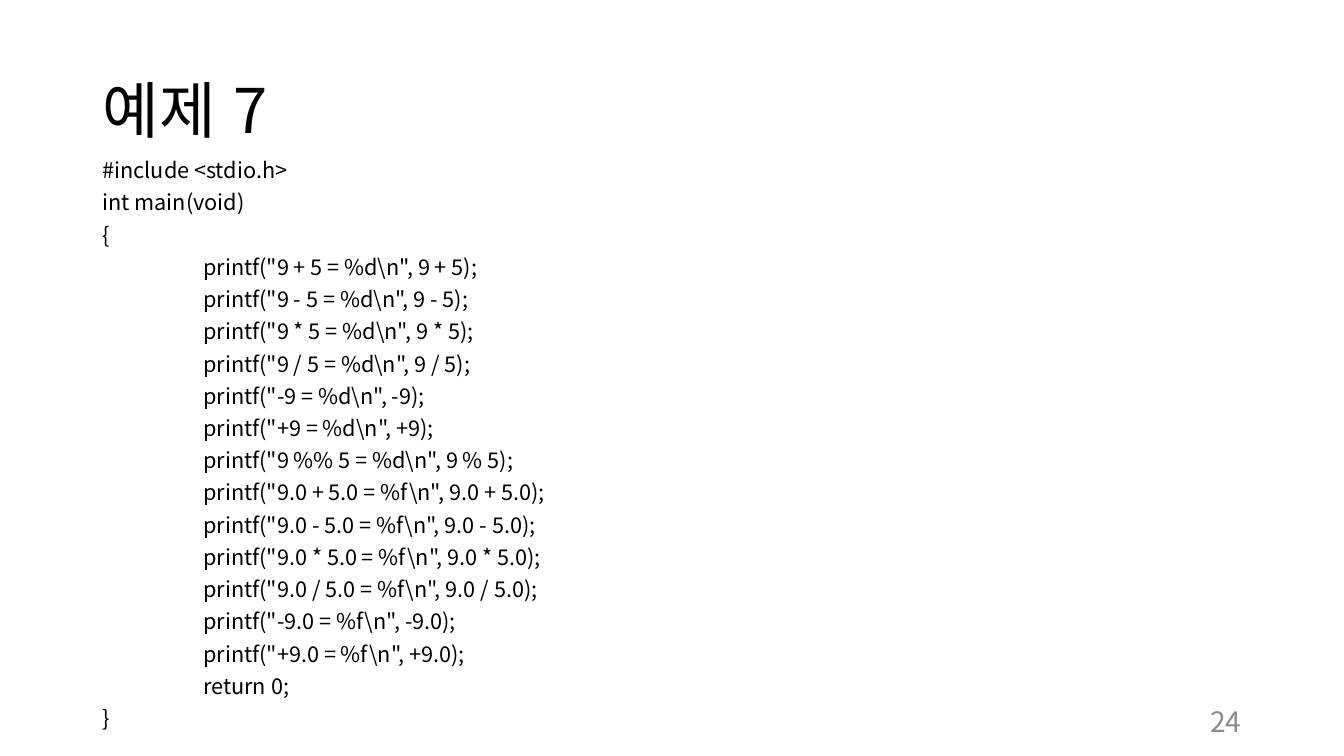
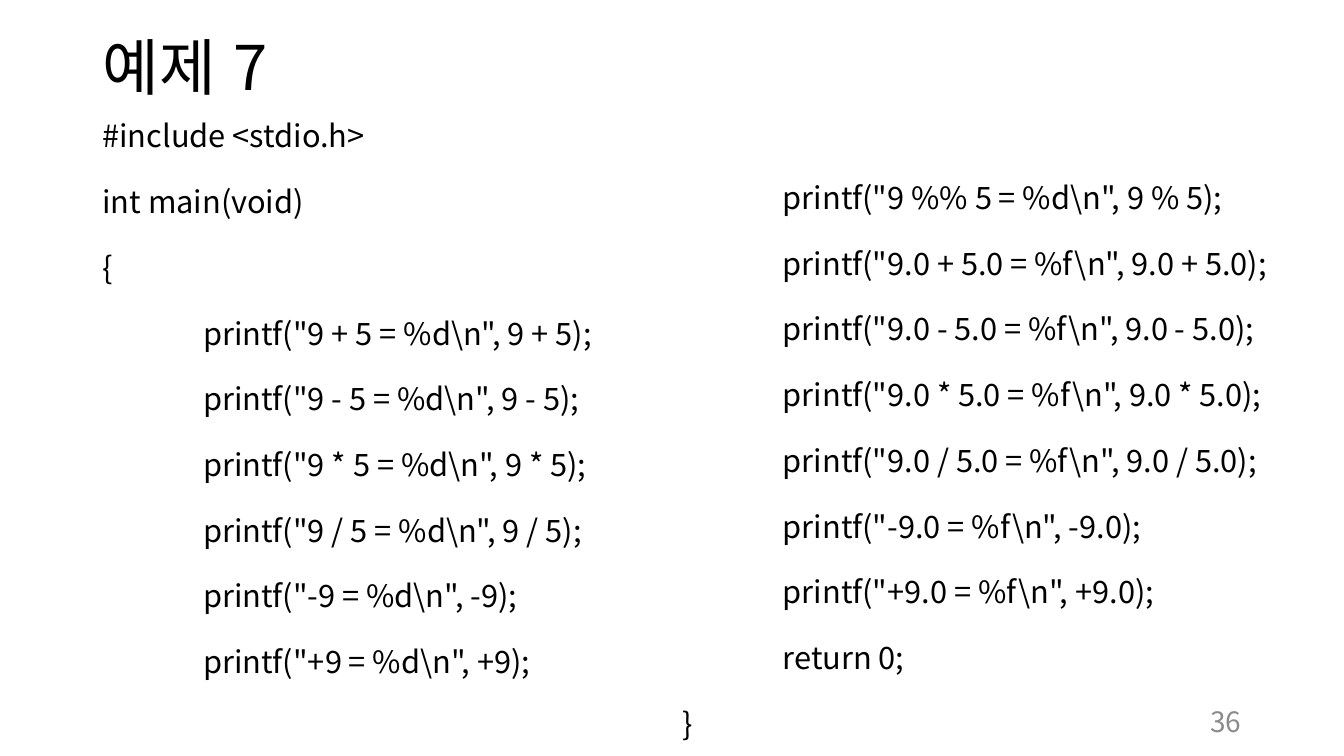
Before and after one commit to chohanjoo/C_Study, a slide deck: slide 36 of c언어 교제 1.pptx (slide 24 before the commit). Drawn at 1344x756 pixels with LibreOffice and Linux fonts; fonts in the diff are those of the drawing. Boxes give left, top, right and bottom in pixels: in the first picture for what was removed or moved away, otherwise in the second. Text is boxed around its words. In the diff, an @@ line names an element or a change of style, - is before the commit and + after.

Commit message:
교제 및 예제문제 전체 수정

```diff
--- a/c언어 교제 1.pptx
+++ b/c언어 교제 1.pptx
@@ title "예제 7": place and size @@
-title "예제 7" at [102, 82, 267, 138]
+title "예제 7" at [102, 39, 267, 95]
@@ text "#include <stdio.h>": place and size @@
-text "#include <stdio.h>" at [102, 160, 544, 698]
+text "#include <stdio.h>" at [102, 122, 592, 680]
@@ text "#include <stdio.h>" at [102, 122, 592, 680]: size 15.5 to 22 pt; line spacing 0.7 to 1.4 @@
@@ text added at [783, 184, 1267, 675], 22 pt, text #000000 @@
+printf("9 %% 5 = %d\n", 9 % 5);
+printf("9.0 + 5.0 = %f\n", 9.0 + 5.0);
+printf("9.0 - 5.0 = %f\n", 9.0 - 5.0);
+printf("9.0 * 5.0 = %f\n", 9.0 * 5.0);
+printf("9.0 / 5.0 = %f\n", 9.0 / 5.0);
+printf("-9.0 = %f\n", -9.0);
+printf("+9.0 = %f\n", +9.0);
+return 0;
+}
@@ text at [203, 450, 544, 698]: paragraphs removed @@
-printf("9 %% 5 = %d\n", 9 % 5);
-printf("9.0 + 5.0 = %f\n", 9.0 + 5.0);
-printf("9.0 - 5.0 = %f\n", 9.0 - 5.0);
-printf("9.0 * 5.0 = %f\n", 9.0 * 5.0);
-printf("9.0 / 5.0 = %f\n", 9.0 / 5.0);
-printf("-9.0 = %f\n", -9.0);
-printf("+9.0 = %f\n", +9.0);
-return 0;
-}
@@ page number at [1210, 711, 1241, 732]: text changed @@
-24
+36
```
Also in this commit, not shown: 10 other slides changed, 10 slides added, 6 other files.
